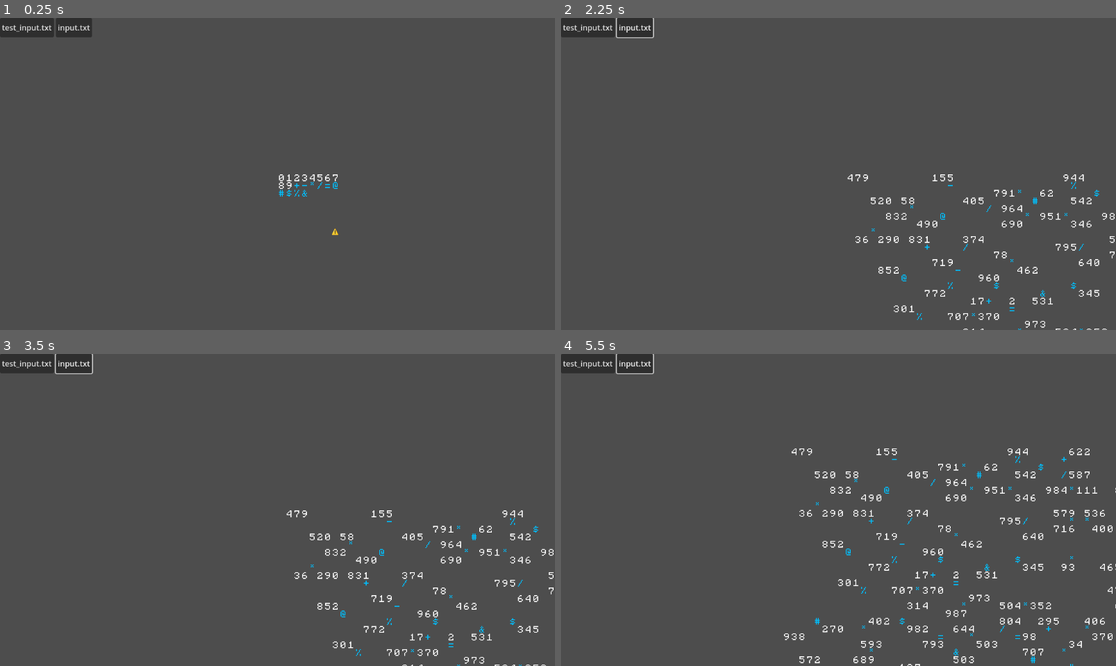
Above: before the commit, frames 1-4 (two rows, left to right).
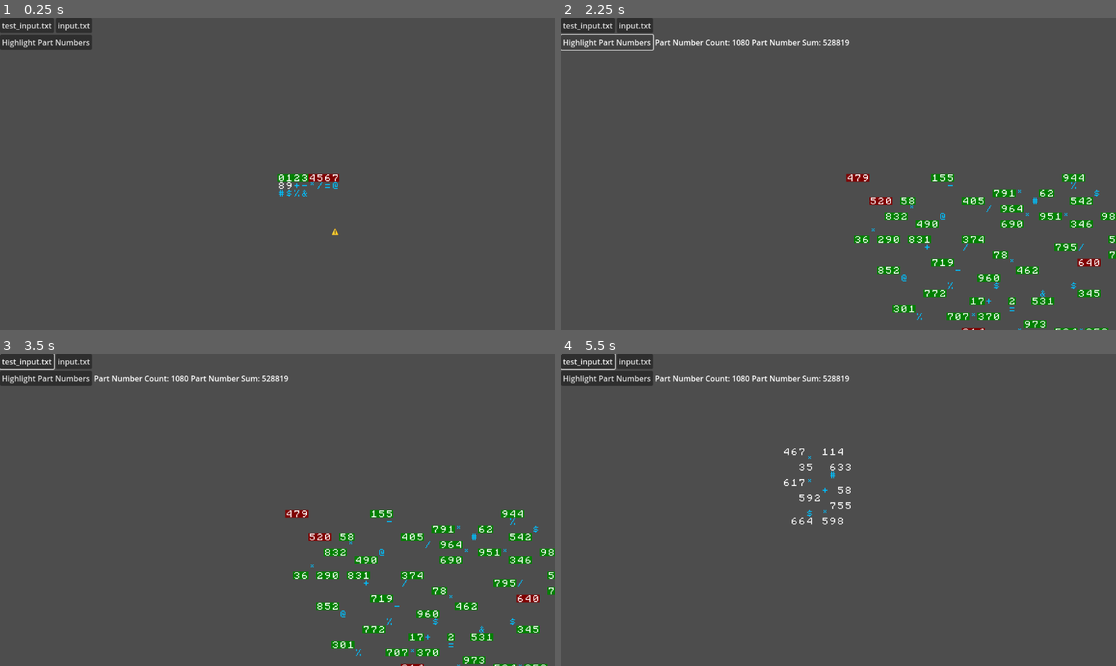
Above: after the commit, the same moments.

Repository: andrejp88/advent-of-code-2023
Game: Godot game, scene res://src/day_3/day_3_part_1.tscn
Same seed, same stepped clock (60 frames per second), same inputs: the game is played once before the commit and once after it. The project has no main scene, so this scene is started directly.
Inputs (mouse positions are in pixels of both pictures, inside the frame that each line leads up to):
- Up to frame 1 (0.25 s): no input
- Up to frame 2 (2.25 s): click "test_input.txt" at 0.5 s; click "input.txt" at 1.25 s; click (605, 42) at 2 s, where only the run after the commit has a clickable "Highlight Part Numbers"
- Up to frame 3 (3.5 s): tap Enter at 2.75 s; move the mouse to (399, 494) at 2.77 s; hold Up (ui_up) from 2.78 s (still down); hold Shift from 2.78 s (still down); click (399, 494) at 2.92 s
- Up to frame 4 (5.5 s): release Up (ui_up) at 3.5 s; release Shift at 3.5 s; tap Space at 3.5, 5 s; drag from (727, 525) to (810, 572) at 3.52 s; tap Enter at 4.25 s; move the mouse to (894, 441) at 4.27 s; hold Up (ui_up) 4.28-5 s; tap Ctrl at 4.35 s; drag from (810, 572) to (672, 463) at 5.02 s

The runs differ from the first frame. In frame 1, 1.1% of the frame differs, in the area x 0-62%, y 1-53%; in frame 2, 3.9%; in frame 3, 4.3%, in the area x 0-100%, y 0-100%; in frame 4, 4.2%.

Commit message:
Day 3, Part 1

Diff:
--- a/src/day_3/day_3_part_1.gd
+++ b/src/day_3/day_3_part_1.gd
@@ -17,7 +17,8 @@
 		var line := lines[line_idx]
 		for character_idx in range(line.length()):
 			var character := line[character_idx]
-			tilemap.set_cell(0, Vector2(character_idx, line_idx), 1, get_atlas_coords(character))
+			if character != ".":
+				tilemap.set_cell(1, Vector2(character_idx, line_idx), 1, get_atlas_coords(character))
 
 
 func get_atlas_coords(character: String) -> Vector2:
@@ -42,10 +43,120 @@
 		"$": return Vector2(1, 2)
 		"%": return Vector2(2, 2)
 		"&": return Vector2(3, 2)
-		".": return Vector2(6, 7)
 		_:
 			printerr("Unexpected character: '", character, "'")
 			return Vector2(7, 7)
+
+
+func get_digit(tile_atlas_coords: Vector2i) -> int:
+	if tile_atlas_coords.y == 0:
+		return tile_atlas_coords.x
+	elif tile_atlas_coords.y == 1 and tile_atlas_coords.x <= 1:
+		return 8 + tile_atlas_coords.x
+	else:
+		return -100000
+
+
+func highlight_all_numbers() -> void:
+	for tile_coords: Vector2i in tilemap.get_used_cells(1):
+		var tile_atlas_coords := tilemap.get_cell_atlas_coords(1, tile_coords)
+		if is_number_cell(tile_atlas_coords):
+			tilemap.set_cell(0, tile_coords, 1, Vector2(5, 7))
+
+
+func highlight_part_numbers() -> void:
+	for tile_coords: Vector2i in tilemap.get_used_cells(1):
+		var tile_atlas_coords := tilemap.get_cell_atlas_coords(1, tile_coords)
+		if is_symbol_cell(tile_atlas_coords):
+			var already_visited := {tile_coords: true}
+			var neighbours := get_surrounding_cells_with_corners(tile_coords)
+			for neighbour: Vector2i in neighbours:
+				if not (neighbour in already_visited):
+					flood_fill(neighbour, Vector2(4, 7), already_visited)
+
+
+func get_part_numbers() -> Array[int]:
+	var part_numbers: Array[int] = []
+
+	for tile_coords: Vector2i in tilemap.get_used_cells(0):
+		var tile_atlas_coords_layer_0 := tilemap.get_cell_atlas_coords(0, tile_coords)
+		var tile_atlas_coords_layer_1 := tilemap.get_cell_atlas_coords(1, tile_coords)
+
+		if is_number_cell(tile_atlas_coords_layer_1) and tile_atlas_coords_layer_0 == Vector2i(4, 7):
+
+			# If it's the left-most number cell, parse the number, else we have already parsed it probably
+			var left_cell_coords := tile_coords - Vector2i(1, 0)
+			var left_cell_atlas_coords := tilemap.get_cell_atlas_coords(1, left_cell_coords)
+			var left_cell_data := tilemap.get_cell_tile_data(1, left_cell_coords)
+
+			#if left_cell_data == null or not is_number_cell(left_cell_coords):
+			if is_number_cell(left_cell_atlas_coords):
+				continue
+
+			var this_number := get_digit(tile_atlas_coords_layer_1)
+			var i := 1
+
+			while true:
+				var next_tile_coords := tile_coords + Vector2i(i, 0)
+				var next_tile_atlas_coords := tilemap.get_cell_atlas_coords(1, next_tile_coords)
+
+				if not is_number_cell(next_tile_atlas_coords):
+					break
+
+				this_number *= 10
+				this_number += get_digit(next_tile_atlas_coords)
+
+				i += 1
+
+			part_numbers.push_back(this_number)
+
+	return part_numbers
+
+
+func flood_fill(tile_coords: Vector2i, highlight_tile_atlas_coords: Vector2i, already_visited: Dictionary) -> void:
+
+	var tile_atlas_coords := tilemap.get_cell_atlas_coords(1, tile_coords)
+	already_visited[tile_coords] = true
+
+	if is_number_cell(tile_atlas_coords):
+		tilemap.set_cell(0, tile_coords, 1, highlight_tile_atlas_coords)
+
+		for neighbour: Vector2i in get_horizontal_neighbours(tile_coords):
+			if not (neighbour in already_visited):
+				flood_fill(neighbour, highlight_tile_atlas_coords, already_visited)
+
+
+func get_surrounding_cells_with_corners(tile_coords: Vector2i) -> Array[Vector2i]:
+	return  [
+		tilemap.get_neighbor_cell(tile_coords, TileSet.CELL_NEIGHBOR_TOP_LEFT_CORNER),
+		tilemap.get_neighbor_cell(tile_coords, TileSet.CELL_NEIGHBOR_TOP_SIDE),
+		tilemap.get_neighbor_cell(tile_coords, TileSet.CELL_NEIGHBOR_TOP_RIGHT_CORNER),
+		tilemap.get_neighbor_cell(tile_coords, TileSet.CELL_NEIGHBOR_LEFT_SIDE),
+		tilemap.get_neighbor_cell(tile_coords, TileSet.CELL_NEIGHBOR_RIGHT_SIDE),
+		tilemap.get_neighbor_cell(tile_coords, TileSet.CELL_NEIGHBOR_BOTTOM_LEFT_CORNER),
+		tilemap.get_neighbor_cell(tile_coords, TileSet.CELL_NEIGHBOR_BOTTOM_SIDE),
+		tilemap.get_neighbor_cell(tile_coords, TileSet.CELL_NEIGHBOR_BOTTOM_RIGHT_CORNER),
+	]
+
+func get_horizontal_neighbours(tile_coords: Vector2i) -> Array[Vector2i]:
+	return  [
+		tilemap.get_neighbor_cell(tile_coords, TileSet.CELL_NEIGHBOR_LEFT_SIDE),
+		tilemap.get_neighbor_cell(tile_coords, TileSet.CELL_NEIGHBOR_RIGHT_SIDE),
+	]
+
+
+func is_number_cell(tile_atlas_coords: Vector2i) -> bool:
+	return (
+		tile_atlas_coords.y == 0 or
+		(tile_atlas_coords.y == 1 and tile_atlas_coords.x <= 1)
+	)
+
+
+func is_symbol_cell(tile_atlas_coords: Vector2i) -> bool:
+	return (
+		(tile_atlas_coords.y == 1 and tile_atlas_coords.x >= 2) or
+		(tile_atlas_coords.y == 2 and tile_atlas_coords.x <= 3)
+	)
 
 
 func _unhandled_input(event: InputEvent) -> void:
@@ -83,3 +194,14 @@
 
 func _on_use_real_input_pressed() -> void:
 	repopulate_tilemap("res://src/day_3/input.txt")
+
+
+func _on_highlight_part_numbers_button_pressed() -> void:
+	highlight_all_numbers()
+	highlight_part_numbers()
+
+	var part_numbers := get_part_numbers()
+	$CanvasLayer/VBoxContainer/HBoxContainer2/NumPartNumbers.text = "Part Number Count: %d" % part_numbers.size()
+
+	var part_number_sum := part_numbers.reduce(func(acc: int, e: int) -> int: return acc + e) as int
+	$CanvasLayer/VBoxContainer/HBoxContainer2/PartNumberSum.text = "Part Number Sum: %d" % part_number_sum
--- a/src/day_3/day_3_part_1.tscn
+++ b/src/day_3/day_3_part_1.tscn
@@ -9,23 +9,43 @@
 [node name="TileMap" type="TileMap" parent="."]
 tile_set = ExtResource("2_22obh")
 format = 2
-layer_0/tile_data = PackedInt32Array(0, 1, 0, 65536, 1, 1, 131072, 1, 2, 1, 65537, 0, 65537, 65537, 1, 131073, 65537, 2, 2, 131073, 0, 65538, 131073, 1, 131074, 131073, 2, 3, 196609, 0, 65539, 196609, 1, 131075, 196609, 2, 4, 262145, 0, 65540, 262145, 1, 5, 327681, 0, 65541, 327681, 1, 6, 393217, 0, 65542, 393217, 1, 7, 458753, 0, 65543, 458753, 1, 458759, 458753, 7)
+layer_0/name = "highlight"
+layer_0/tile_data = PackedInt32Array(4, 327681, 7, 5, 327681, 7, 6, 327681, 7, 7, 327681, 7, 0, 262145, 7, 1, 262145, 7, 2, 262145, 7, 3, 262145, 7)
+layer_1/name = "data"
+layer_1/tile_data = PackedInt32Array(0, 1, 0, 65536, 1, 1, 131072, 1, 2, 1, 65537, 0, 65537, 65537, 1, 131073, 65537, 2, 2, 131073, 0, 65538, 131073, 1, 131074, 131073, 2, 3, 196609, 0, 65539, 196609, 1, 131075, 196609, 2, 4, 262145, 0, 65540, 262145, 1, 5, 327681, 0, 65541, 327681, 1, 6, 393217, 0, 65542, 393217, 1, 7, 458753, 0, 65543, 458753, 1, 458759, 458753, 7)
 
 [node name="Camera2D" type="Camera2D" parent="."]
 
 [node name="CanvasLayer" type="CanvasLayer" parent="."]
 
-[node name="HBoxContainer" type="HBoxContainer" parent="CanvasLayer"]
+[node name="VBoxContainer" type="VBoxContainer" parent="CanvasLayer"]
 offset_right = 40.0
 offset_bottom = 40.0
 
-[node name="UseTestInput" type="Button" parent="CanvasLayer/HBoxContainer"]
+[node name="HBoxContainer" type="HBoxContainer" parent="CanvasLayer/VBoxContainer"]
+layout_mode = 2
+
+[node name="UseTestInput" type="Button" parent="CanvasLayer/VBoxContainer/HBoxContainer"]
 layout_mode = 2
 text = "test_input.txt"
 
-[node name="UseRealInput" type="Button" parent="CanvasLayer/HBoxContainer"]
+[node name="UseRealInput" type="Button" parent="CanvasLayer/VBoxContainer/HBoxContainer"]
 layout_mode = 2
 text = "input.txt"
 
-[connection signal="pressed" from="CanvasLayer/HBoxContainer/UseTestInput" to="." method="_on_use_test_input_pressed"]
-[connection signal="pressed" from="CanvasLayer/HBoxContainer/UseRealInput" to="." method="_on_use_real_input_pressed"]
+[node name="HBoxContainer2" type="HBoxContainer" parent="CanvasLayer/VBoxContainer"]
+layout_mode = 2
+
+[node name="HighlightPartNumbersButton" type="Button" parent="CanvasLayer/VBoxContainer/HBoxContainer2"]
+layout_mode = 2
+text = "Highlight Part Numbers"
+
+[node name="NumPartNumbers" type="Label" parent="CanvasLayer/VBoxContainer/HBoxContainer2"]
+layout_mode = 2
+
+[node name="PartNumberSum" type="Label" parent="CanvasLayer/VBoxContainer/HBoxContainer2"]
+layout_mode = 2
+
+[connection signal="pressed" from="CanvasLayer/VBoxContainer/HBoxContainer/UseTestInput" to="." method="_on_use_test_input_pressed"]
+[connection signal="pressed" from="CanvasLayer/VBoxContainer/HBoxContainer/UseRealInput" to="." method="_on_use_real_input_pressed"]
+[connection signal="pressed" from="CanvasLayer/VBoxContainer/HBoxContainer2/HighlightPartNumbersButton" to="." method="_on_highlight_part_numbers_button_pressed"]
--- a/src/day_3/tileset.tres
+++ b/src/day_3/tileset.tres
@@ -27,6 +27,8 @@
 2:2/0 = 0
 3:2/0 = 0
 7:7/0 = 0
+5:7/0 = 0
+4:7/0 = 0
 
 [resource]
 sources/1 = SubResource("TileSetAtlasSource_chc8h")
Binary file changed: src/day_3/tileset.png
Not shown, changed: src/day_3/tileset.xcf
